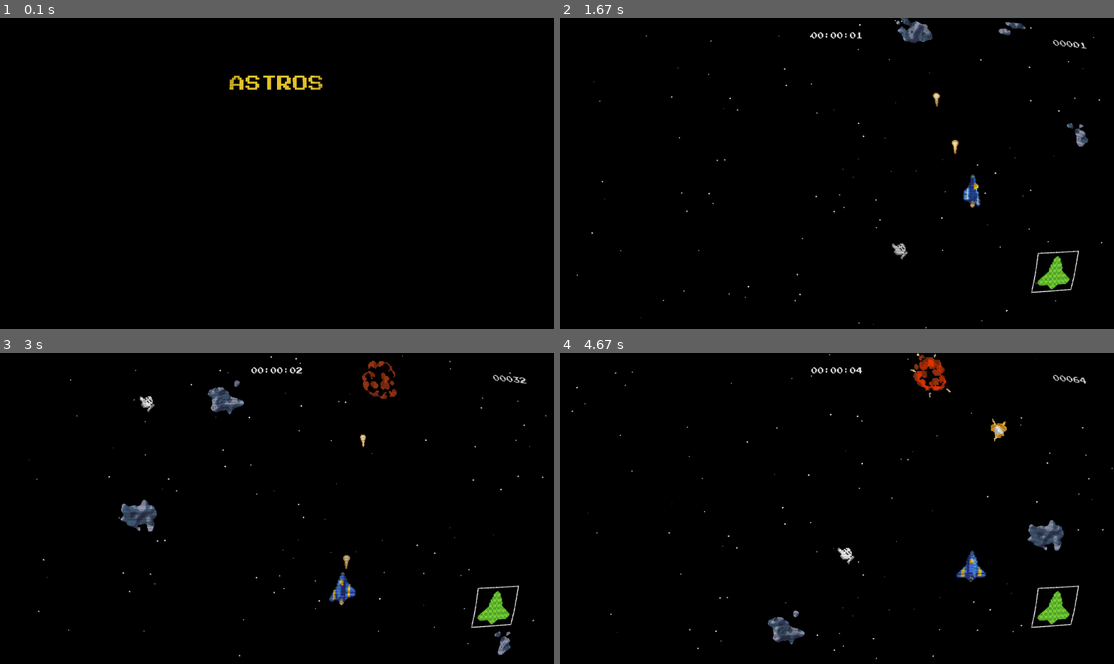
Above: before the commit, frames 1-4 (two rows, left to right).
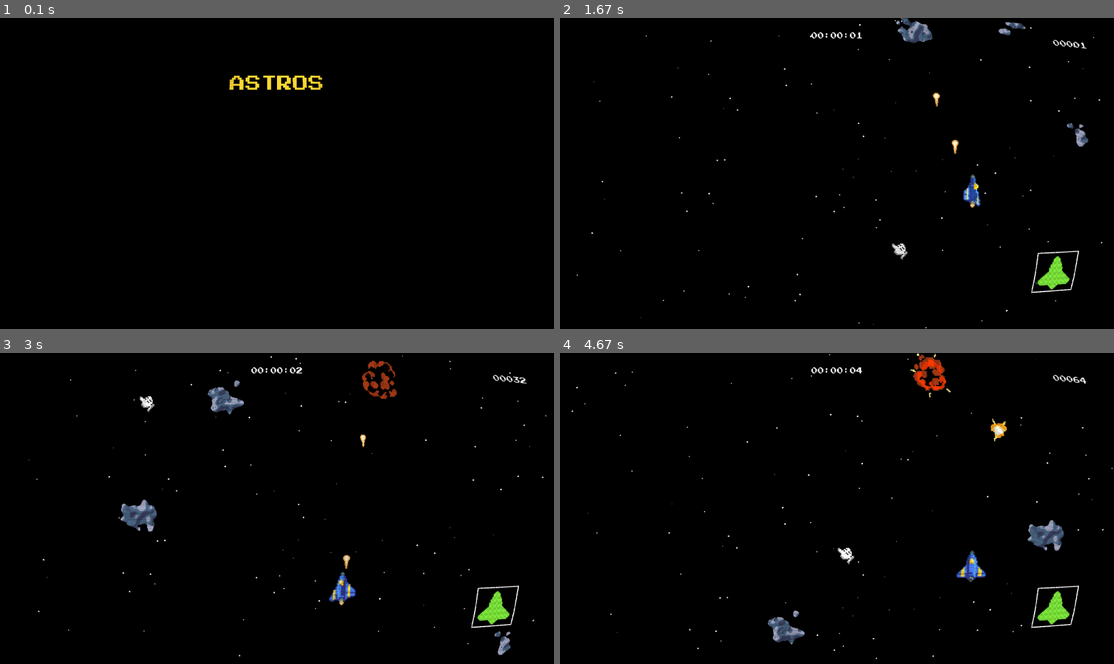
Above: after the commit, the same moments.

Repository: isGoodSoup/astros
Game: pygame game, started from main.py
The game is run twice, just before and just after one commit, with the same random seed, the same clock (stepped at 60 frames per second) and the same inputs.
Inputs (mouse positions are in pixels of both pictures, inside the frame that each line leads up to):
- Up to frame 1 (0.1 s): no input
- Up to frame 2 (1.67 s): tap Enter at 0.33 s; hold Right 0.67-1.13 s; move the mouse to (814, 189) at 0.7 s; hold Up 1.17-1.47 s; move the mouse to (842, 195) at 1.2 s; tap Space at 1.23, 1.57 s; hold Right from 1.5 s (still down); move the mouse to (892, 241) at 1.53 s
- Up to frame 3 (3 s): tap Space at 1.87, 2.07, 2.37, 2.63, 2.97 s; release Right at 1.97 s; hold Left 2-2.53 s; move the mouse to (105, 583) at 2.03 s; hold Down 2.57-2.87 s; move the mouse to (481, 617) at 2.6 s; hold Left from 2.9 s (still down); move the mouse to (132, 393) at 2.93 s
- Up to frame 4 (4.67 s): tap Space at 3.27, 3.4, 3.8, 4.1, 4.47 s; release Left at 3.3 s; hold Up 3.33-3.7 s; move the mouse to (704, 446) at 3.37 s; hold Right 3.73-4.37 s; move the mouse to (809, 589) at 3.77 s; hold Down from 4.4 s (still down); move the mouse to (837, 545) at 4.43 s

The runs differ from the first frame. In frame 1, 0.2% of the frame differs, in the area x 41-59%, y 18-24%; in frame 2, 0.8%; in frame 3, 1.0%; in frame 4, 1.1%, in the area x 2-100%, y 0-99%.

Commit message:
update: decreased scanlines, made pause simpler

Diff:
--- a/main.py
+++ b/main.py
@@ -13,6 +13,7 @@
 from scripts.ship import Ship
 from scripts.soundlib import load_sounds, load_ost
 from scripts.upgd import Upgrade
+
 
 class Menu:
     def __init__(self):
@@ -45,8 +46,8 @@
                 elif event.type == pg.KEYDOWN:
                     if event.key == pg.K_RETURN:
                         game = Game(self.screen_size)
-                        game.run(self.running, self.clock, self.screen,
-                                 self.screen_size, self.crt, self.text_font)
+                        game.run(self.running, self.clock, self.screen, self.screen_size,
+                                 self.crt, self.text_font)
                     elif event.key == pg.K_ESCAPE:
                         self.running = False
 
--- a/scripts/crt.py
+++ b/scripts/crt.py
@@ -49,7 +49,7 @@
             self.vao = self.ctx.vertex_array(self.prog, self.vao_content,
                                              index_buffer=self.ibo)
         else:
-            self.diaplay = pygame.display.get_surface()
+            self.display = pygame.display.get_surface()
 
     def change_shader(self):
         if not self.cpu_only:
@@ -64,7 +64,7 @@
             self.vao.render()
             pygame.display.flip()
         else:
-            self.diaplay.blit(self.screen, (0, 0))
+            self.display.blit(self.screen, (0, 0))
             pygame.display.update()
 
     def fullscreen(self, real_resolution):
--- a/shaders/FRAGMENT_SHADER.glsl
+++ b/shaders/FRAGMENT_SHADER.glsl
@@ -28,7 +28,7 @@
         } else {
             color = vec4(texture(Texture, v_text2).rgb, 1.0);
             float fv = fract(v_text2.y * float(textureSize(Texture,0).y));
-            fv = min(1.0, 0.6 + 0.7 * min(fv, 1.0-fv));
+            fv = min(1.0, 0.8 + 0.5 * min(fv, 1.0-fv));
             color.rgb *= fv;
         }
     }
